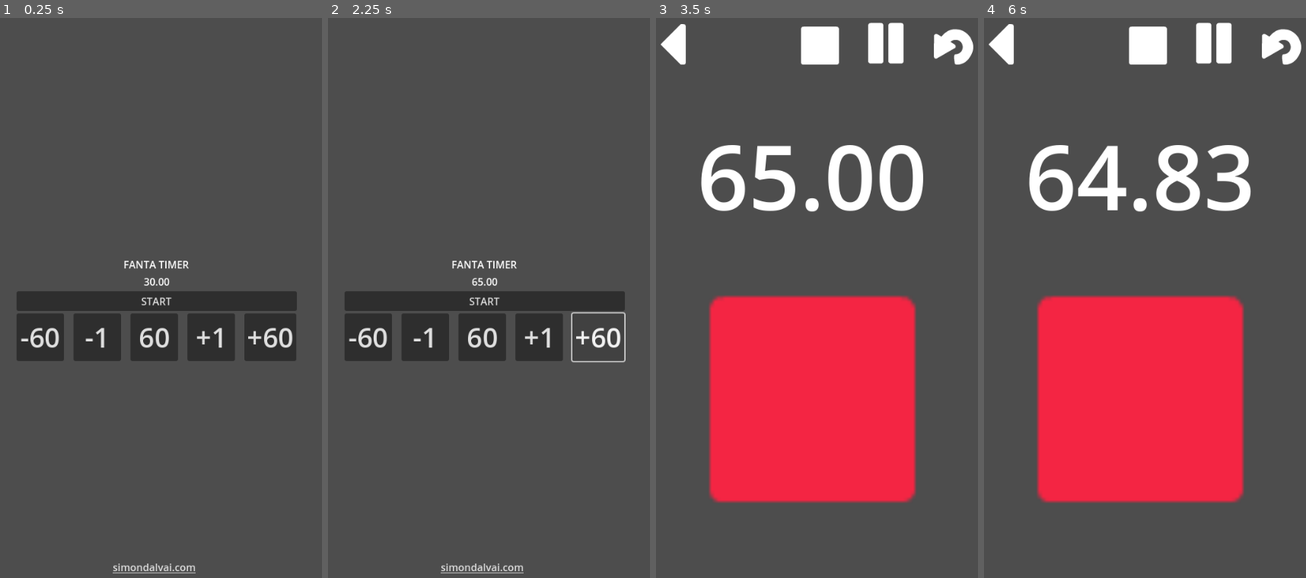
Above: before the commit, frames 1-4 (left to right).
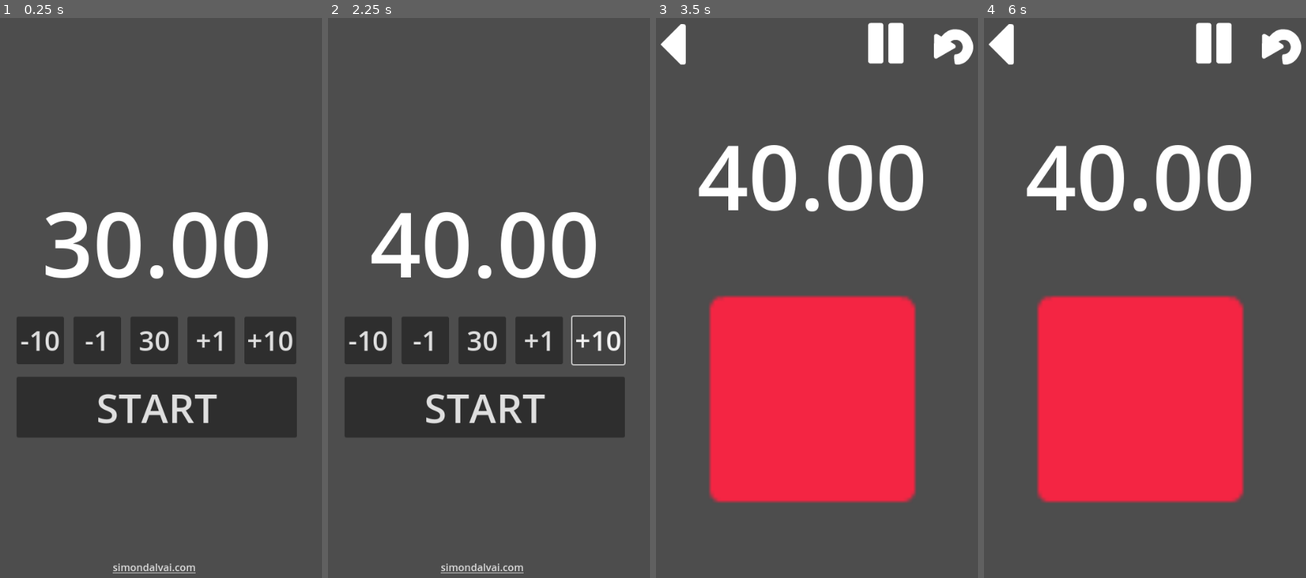
Above: after the commit, the same moments.

Repository: dulvui/condor
Game: Godot game, scene res://src/menu/Menu.tscn
The game is run twice, just before and just after one commit, with the same random seed, the same clock (stepped at 60 frames per second) and the same inputs.
Inputs (mouse positions are in pixels of both pictures, inside the frame that each line leads up to):
- Up to frame 1 (0.25 s): no input
- Up to frame 2 (2.25 s): click "-60" (after the commit: "-10") at 0.5 s; click "60" (after the commit: "30") at 1.25 s; click "+60" (after the commit: "+10") at 2 s
- Up to frame 3 (3.5 s): click "START" at 2.75 s
- Up to frame 4 (6 s): click (1000, 46) at 3.5 s; click "START" at 4.25 s; click (1148, 46) at 5.02 s; click (1280, 46) at 5.75 s

The runs differ from the first frame. In frame 1, 17% of the frame differs, in the area x 5-93%, y 34-75%; in frame 2, 17%; in frame 3, 2.3%; in frame 4, 3.9%.

Commit message:
improve menu design

Diff:
--- a/app/src/main/Main.gd
+++ b/app/src/main/Main.gd
@@ -31,14 +31,8 @@
 		timer.paused = not timer.paused
 
 
-func _on_stop_pressed() -> void:
-	_reset()
-
-
 func _on_restart_pressed() -> void:
-	if not finished:
-		timer.stop()
-		timer.start()
+	_restart()
 
 func _on_timer_timeout() -> void:
 	finished = true
@@ -55,13 +49,13 @@
 		timer.stop()
 		timer.start()
 	else:
-		_reset()
+		_restart()
 
 
 func _on_pause_pressed() -> void:
 	timer.paused = true
 
-func _reset() ->void:
+func _restart() ->void:
 	finished = false
 	timer.stop()
 	timer.paused = false
--- a/app/src/main/Main.tscn
+++ b/app/src/main/Main.tscn
@@ -44,10 +44,6 @@
 layout_mode = 2
 size_flags_horizontal = 3
 
-[node name="Stop" type="TextureButton" parent="VBoxContainer/TimeControl"]
-layout_mode = 2
-texture_normal = ExtResource("2_6dyl3")
-
 [node name="Pause" type="TextureButton" parent="VBoxContainer/TimeControl"]
 layout_mode = 2
 texture_normal = ExtResource("4_munfx")
@@ -78,7 +74,6 @@
 
 [connection signal="timeout" from="Timer" to="." method="_on_timer_timeout"]
 [connection signal="pressed" from="VBoxContainer/TimeControl/Back" to="." method="_on_back_pressed"]
-[connection signal="pressed" from="VBoxContainer/TimeControl/Stop" to="." method="_on_stop_pressed"]
 [connection signal="pressed" from="VBoxContainer/TimeControl/Pause" to="." method="_on_pause_pressed"]
 [connection signal="pressed" from="VBoxContainer/TimeControl/Restart" to="." method="_on_restart_pressed"]
 [connection signal="pressed" from="VBoxContainer/BigButton" to="." method="_on_bug_button_pressed"]
--- a/app/src/menu/Menu.gd
+++ b/app/src/menu/Menu.gd
@@ -6,7 +6,7 @@
 
 const MIN_TIME:int = 5
 const MAX_TIME:int = 600
-const DEFAULT_TIME:int = 60
+const DEFAULT_TIME:int = 30
 
 @onready var time_label:Label = $VBoxContainer/Time
 
@@ -33,7 +33,7 @@
 	time_label.text = "%2.2f"%Config.active_time
 
 func _on_minus_minutes_pressed() -> void:
-	_set_time(-60)
+	_set_time(-10)
 
 
 func _on_minus_seconds_pressed() -> void:
@@ -45,9 +45,10 @@
 
 
 func _on_plus_minutes_pressed() -> void:
-	_set_time(+60)
-
+	_set_time(+10)
 
 
 func _on_reset_pressed() -> void:
-	pass # Replace with function body.
+	Config.active_time = DEFAULT_TIME
+	Config.save_all_data()
+	time_label.text = "%2.2f"%Config.active_time
--- a/app/src/menu/Menu.tscn
+++ b/app/src/menu/Menu.tscn
@@ -22,21 +22,14 @@
 offset_bottom = -54.0
 grow_horizontal = 2
 grow_vertical = 2
+theme_override_constants/separation = 20
 alignment = 1
-
-[node name="Title" type="Label" parent="VBoxContainer"]
-layout_mode = 2
-text = "FANTA TIMER"
-horizontal_alignment = 1
 
 [node name="Time" type="Label" parent="VBoxContainer"]
 layout_mode = 2
+theme_override_font_sizes/font_size = 142
 text = "30"
 horizontal_alignment = 1
-
-[node name="Start" type="Button" parent="VBoxContainer"]
-layout_mode = 2
-text = "START"
 
 [node name="TimeSettings" type="HBoxContainer" parent="VBoxContainer"]
 layout_mode = 2
@@ -47,7 +40,7 @@
 custom_minimum_size = Vector2(75, 75)
 layout_mode = 2
 theme_override_font_sizes/font_size = 43
-text = "-60"
+text = "-10"
 
 [node name="MinusSeconds" type="Button" parent="VBoxContainer/TimeSettings"]
 custom_minimum_size = Vector2(75, 75)
@@ -59,7 +52,7 @@
 custom_minimum_size = Vector2(75, 75)
 layout_mode = 2
 theme_override_font_sizes/font_size = 43
-text = "60"
+text = "30"
 
 [node name="PlusSeconds" type="Button" parent="VBoxContainer/TimeSettings"]
 custom_minimum_size = Vector2(75, 75)
@@ -71,7 +64,12 @@
 custom_minimum_size = Vector2(75, 75)
 layout_mode = 2
 theme_override_font_sizes/font_size = 43
-text = "+60"
+text = "+10"
+
+[node name="Start" type="Button" parent="VBoxContainer"]
+layout_mode = 2
+theme_override_font_sizes/font_size = 64
+text = "START"
 
 [node name="Homepage" type="LinkButton" parent="."]
 layout_mode = 2
Not shown: 1 places in app/src/menu/Menu.tscn that only renumber resources
